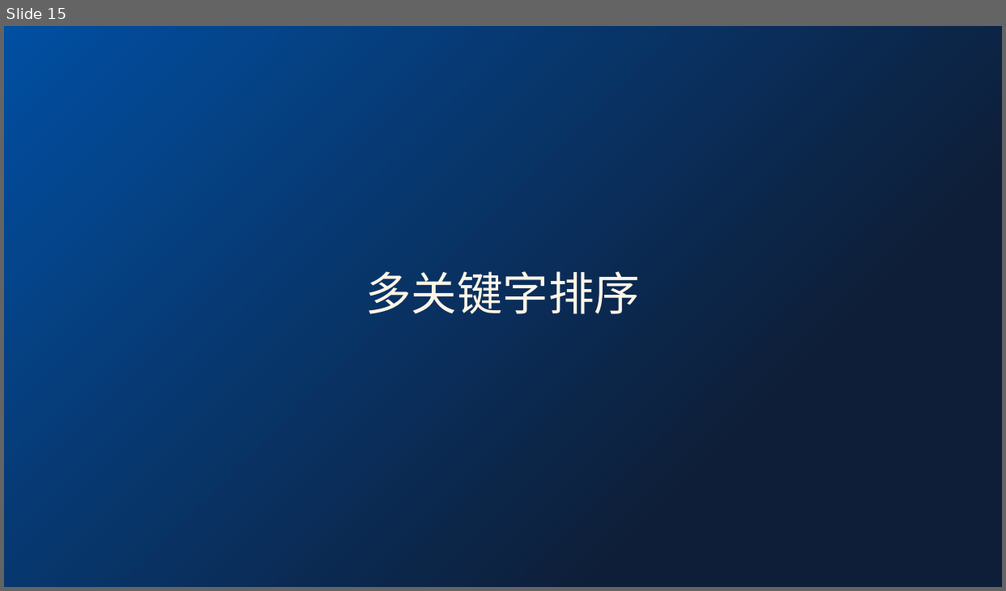
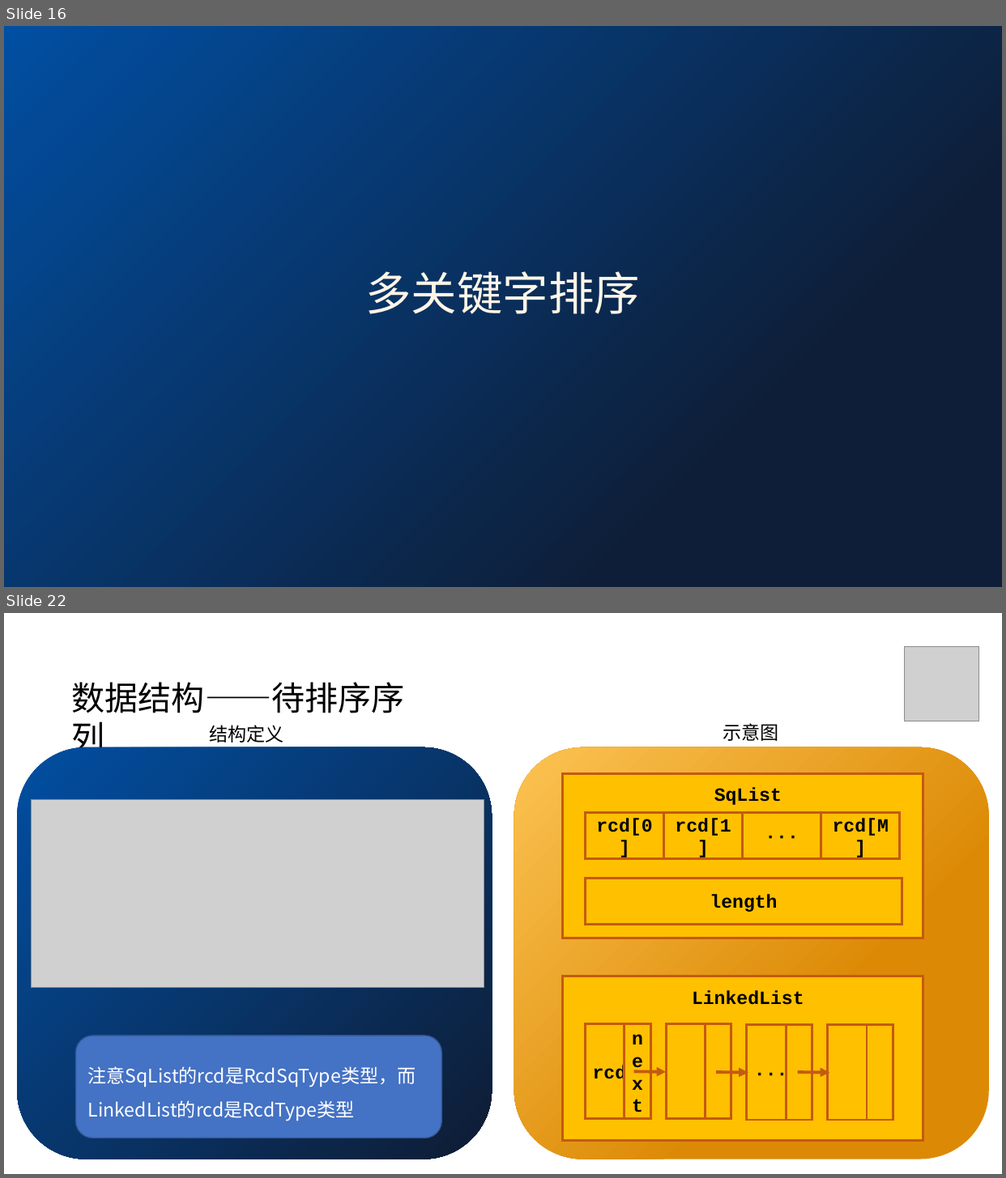
Before and after one commit to Zemdalk/DS-project-work, a slide deck: reports/课堂汇报.pptx. Shown one above the other, each under a label of ours: slide 15 before the commit, slides 16 and 22 after it; the slides between them are not shown. The pictures are 1006x591 and 1006x1178 pixels, drawn with LibreOffice and Linux fonts; fonts in the diff are those of the drawing; grey boxes stand for pictures. Boxes give left, top, right and bottom in pixels: in the first picture for what was removed or moved away, otherwise in the second. Text is boxed around its words. In the diff, an @@ line names an element or a change of style, - is before the commit and + after.

```diff
--- a/reports/课堂汇报.pptx
+++ b/reports/课堂汇报.pptx
@@ slide 22 added at <box>4,613,1002,1174</box>, background #FFFFFF @@
@@ picture added at <box>905,647,979,722</box> @@
@@ text added at <box>72,682,405,759</box>, 32 pt, text #000000 @@
+数据结构——待排序序列
@@ text added at <box>209,725,283,743</box>, 18 pt, text #000000 @@
+结构定义
@@ text added at <box>723,723,779,741</box>, 18 pt, text #000000 @@
+示意图
@@ rounded rectangle added at <box>18,747,492,1160</box>, fill gradient #014FA2 to #0E1E38 @@
@@ rounded rectangle added at <box>514,747,989,1160</box>, fill gradient #DC8A06 to #FCC352 @@
@@ rectangle added at <box>562,774,923,939</box>, fill #FFC000, outline #C55A11 2.25 pt @@
@@ picture added at <box>31,800,484,988</box> @@
@@ text added at <box>714,788,782,805</box>, 18 pt, text #000000, bold @@
+SqList
@@ group added at <box>585,812,900,858</box>: 4 rectangles @@
+rcd[0]
+rcd[1]
+···
+rcd[M]
@@ rectangle added at <box>585,878,901,924</box>, fill #FFC000, outline #C55A11 2.25 pt, 18 pt, text #000000, bold @@
+length
@@ rectangle added at <box>562,977,923,1142</box>, fill #FFC000, outline #C55A11 2.25 pt @@
@@ text added at <box>692,990,804,1005</box>, 18 pt, text #000000, bold @@
+LinkedList
@@ rectangle added at <box>585,1024,650,1120</box>, fill #FFC000, outline #C55A11 2.25 pt, 18 pt, text #000000, bold @@
+rcd
@@ rectangle added at <box>624,1024,651,1120</box>, fill #FFC000, outline #C55A11 2.25 pt, 18 pt, text #000000, bold @@
+next
@@ rectangle added at <box>666,1024,731,1120</box>, fill #FFC000, outline #C55A11 2.25 pt @@
@@ rectangle added at <box>705,1024,731,1120</box>, fill #FFC000, outline #C55A11 2.25 pt @@
@@ rectangle added at <box>747,1024,812,1121</box>, fill #FFC000, outline #C55A11 2.25 pt, 18 pt, text #000000, bold @@
+···
@@ rectangle added at <box>786,1024,812,1121</box>, fill #FFC000, outline #C55A11 2.25 pt @@
@@ rectangle added at <box>828,1024,893,1121</box>, fill #FFC000, outline #C55A11 2.25 pt @@
@@ rectangle added at <box>867,1024,893,1121</box>, fill #FFC000, outline #C55A11 2.25 pt @@
@@ rounded rectangle added at <box>76,1036,442,1139</box>, fill #4472C4, outline #325491 1 pt, 18 pt, text #FFFFFF @@
+注意SqList的rcd是RcdSqType类型，而LinkedList的rcd是RcdType类型
@@ arrow added from (634, 1072) to (666, 1072), #C55A11 3 pt @@
@@ arrow added from (717, 1072) to (748, 1072), #C55A11 3 pt @@
@@ arrow added from (798, 1072) to (829, 1072), #C55A11 3 pt @@
@@ what was slide 15 is now slide 16 @@
```
Also in this commit, not shown: 5 slides changed, 12 other slides added, 1 slide removed.
